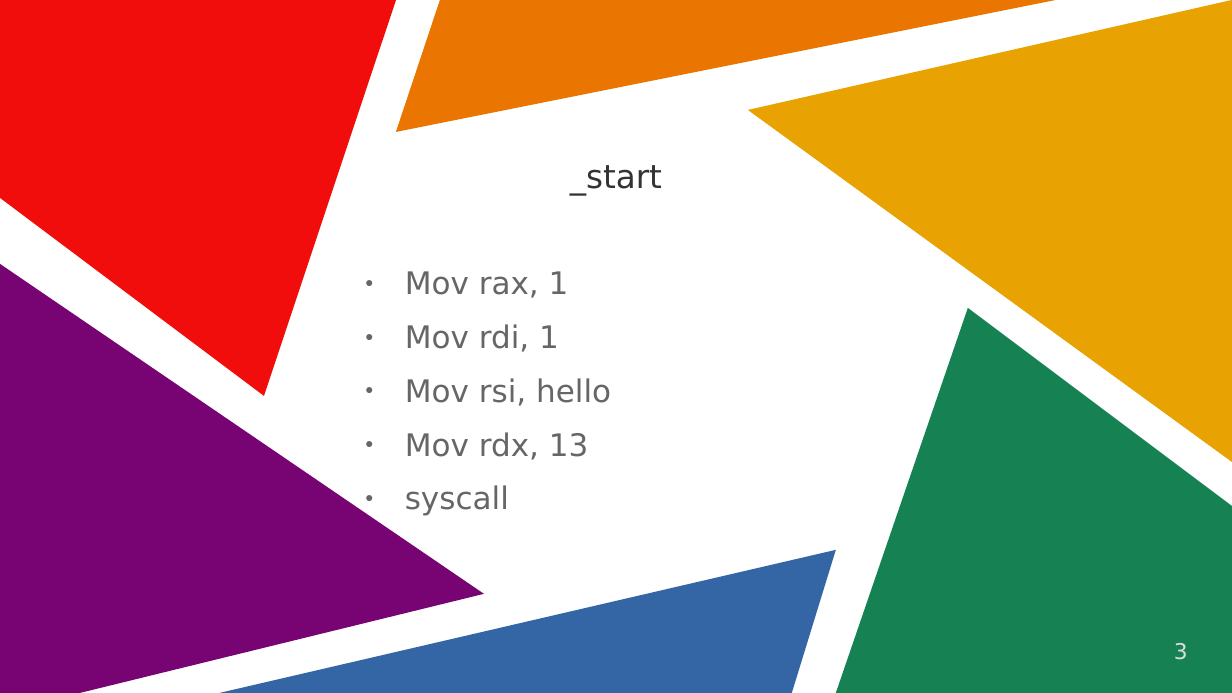
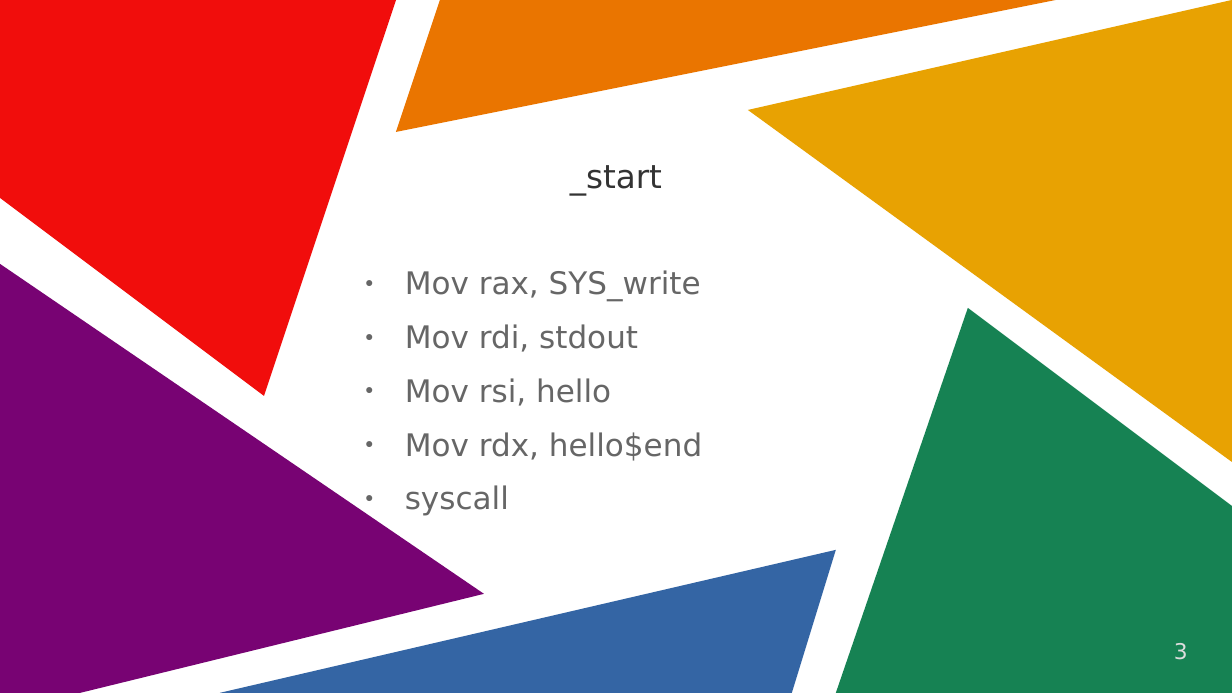
Before and after one commit to RobertBendun/prasm, a slide deck: slide 3 of hello_world.odp. Drawn at 1232x693 pixels with LibreOffice and Linux fonts; fonts in the diff are those of the drawing. Boxes give left, top, right and bottom in pixels: in the first picture for what was removed or moved away, otherwise in the second. Text is boxed around its words. In the diff, an @@ line names an element or a change of style, - is before the commit and + after.

```diff
--- a/hello_world.odp
+++ b/hello_world.odp
@@ text at (405, 270, 701, 352): text changed @@
-● Mov rax, 1
-● Mov rdi, 1
+● Mov rax, SYS_write
+● Mov rdi, stdout
@@ text at (405, 432, 702, 461): text changed @@
-● Mov rdx, 13
+● Mov rdx, hello$end
```
Also in this commit, not shown: 1 other slide changed, 2 other files.
